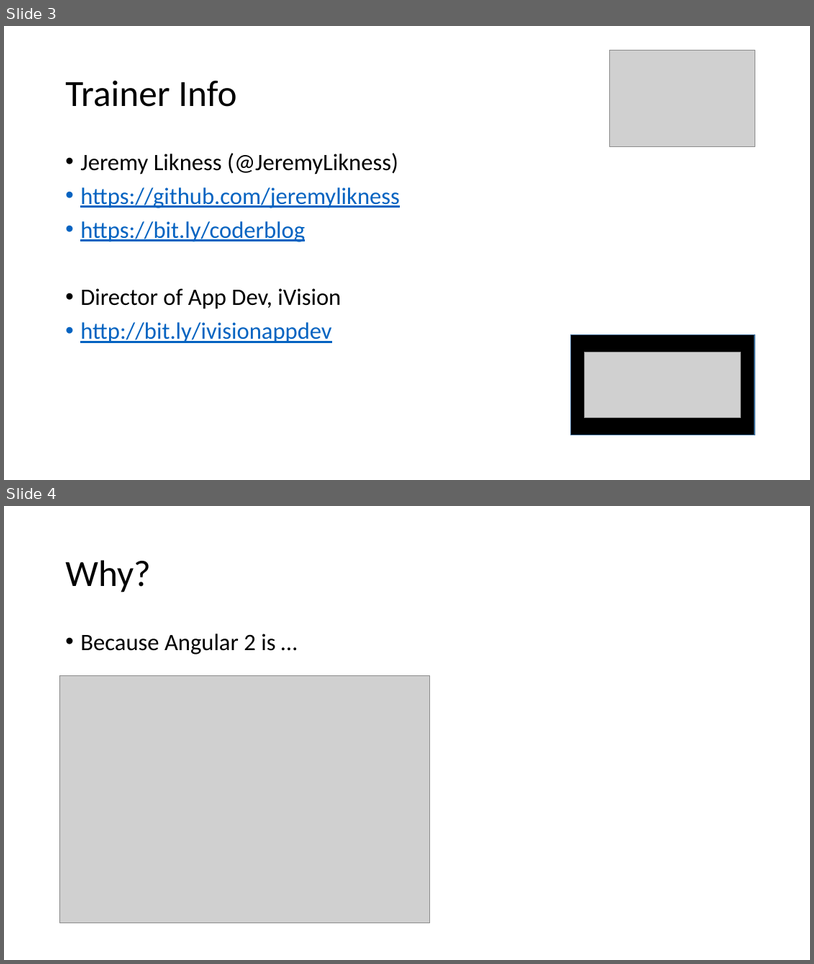
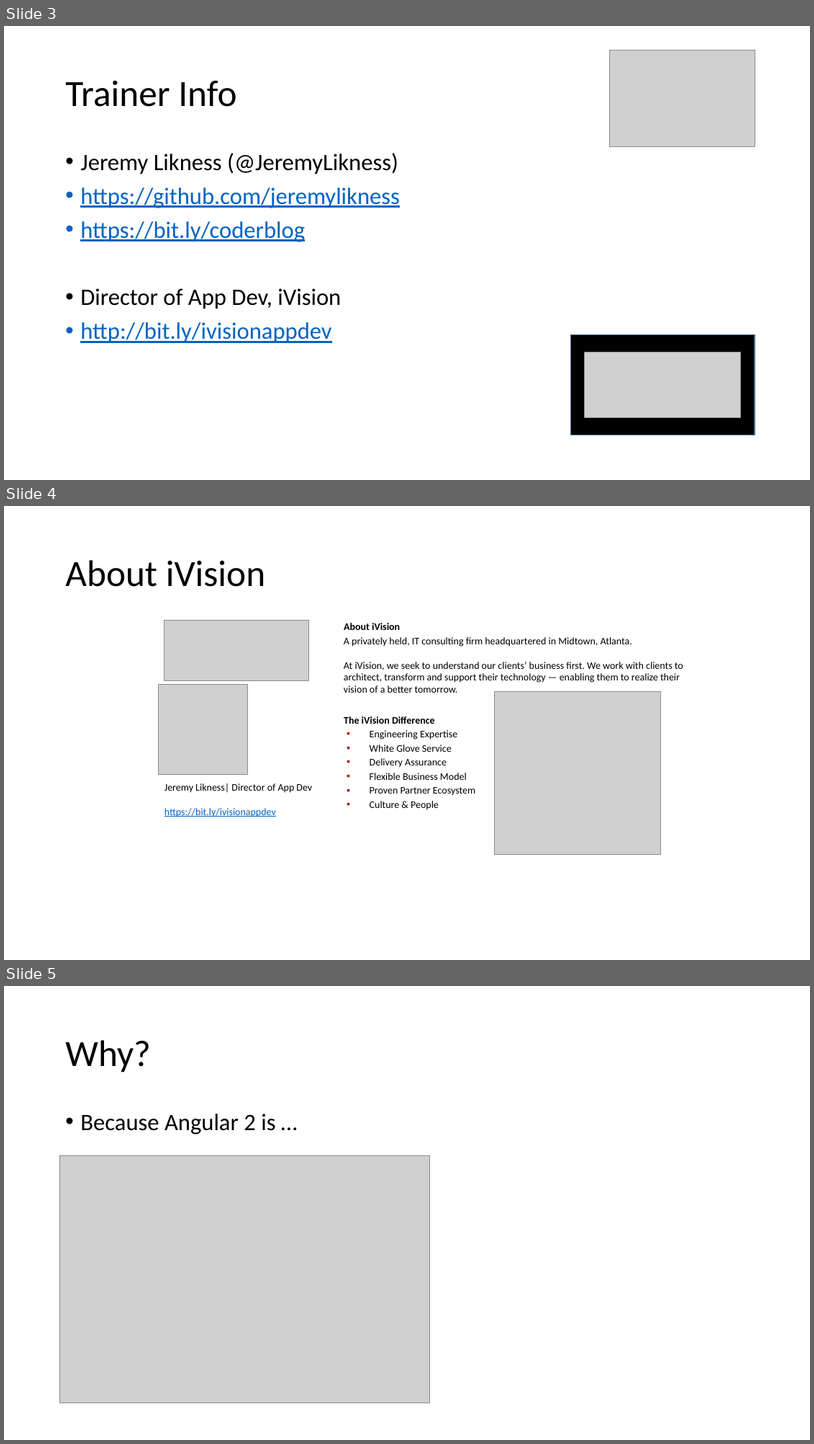
Before and after one commit to JeremyLikness/ng2ts-workshop, a slide deck: 00Intro/ng2.pptx. Shown one above the other, each under a label of ours: slides 3 and 4 before the commit, slides 3, 4 and 5 after it. The pictures are 814x964 and 814x1444 pixels, drawn with LibreOffice and Linux fonts; fonts in the diff are those of the drawing; grey boxes stand for pictures. Boxes give left, top, right and bottom in pixels: in the first picture for what was removed or moved away, otherwise in the second. Text is boxed around its words. In the diff, an @@ line names an element or a change of style, - is before the commit and + after.

```diff
--- a/00Intro/ng2.pptx
+++ b/00Intro/ng2.pptx
@@ slide 4 added at (4, 506, 810, 960), background #FFFFFF @@
@@ title added at (65, 560, 265, 587), 44 pt, text #000000 @@
+About iVision
@@ picture added at (164, 620, 309, 680) @@
@@ text added at (344, 623, 400, 630), 12 pt, text #000000, bold @@
+About iVision
@@ text added at (344, 637, 684, 692), 12 pt, text #000000 @@
+A privately held, IT consulting firm headquartered in Midtown, Atlanta.
+At iVision, we seek to understand our clients’ business first. We work with clients to architect, transform and support their technology — enabling them to realize their vision of a better tomorrow.
@@ picture added at (158, 684, 247, 774) @@
@@ picture added at (494, 692, 661, 854) @@
@@ text added at (344, 716, 435, 723), 12 pt, text #000000, bold @@
+The iVision Difference
@@ text added at (370, 730, 476, 810), 12 pt, text #000000 @@
+▪ Engineering Expertise
+▪ White Glove Service
+▪ Delivery Assurance
+▪ Flexible Business Model
+▪ Proven Partner Ecosystem
+▪ Culture & People
@@ text added at (165, 783, 312, 817), 12 pt, text #000000 @@
+Jeremy Likness| Director of App Dev
+https://bit.ly/ivisionappdev
@@ what was slide 4 is now slide 5 @@
```
Also in this commit, not shown: 3 other files.
